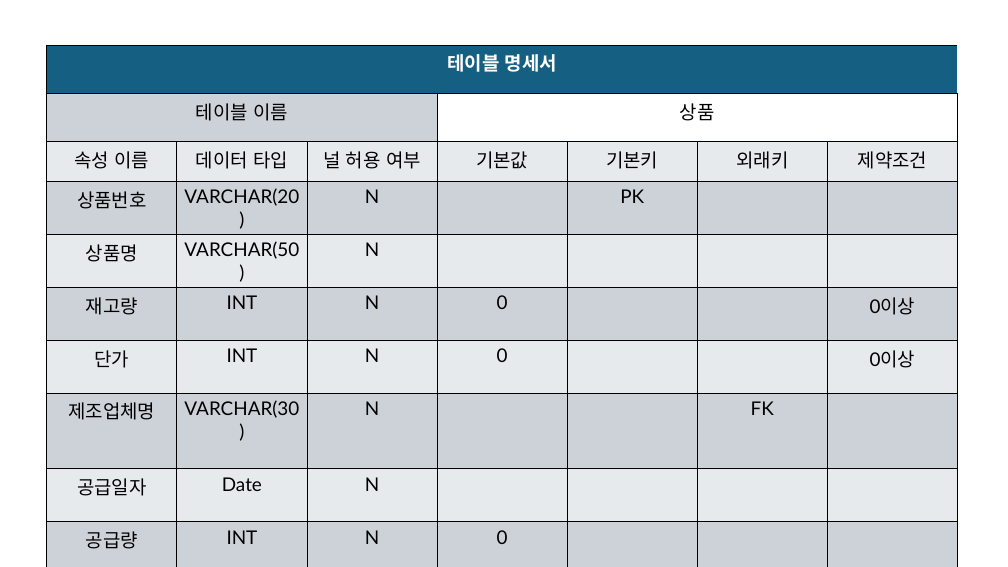
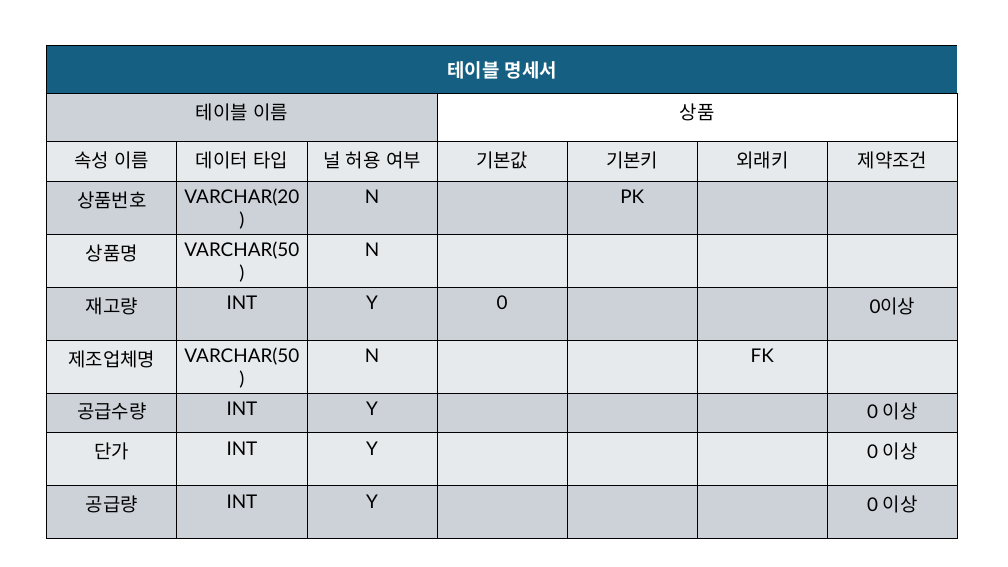
Before and after one commit to Goldstargreat/DB_2025-2, a slide deck: slide 2 of 3_테이블명세서_한빛마트온라인몰.pptx. Drawn at 1008x567 pixels with LibreOffice and Linux fonts; fonts in the diff are those of the drawing. Boxes give left, top, right and bottom in pixels: in the first picture for what was removed or moved away, otherwise in the second. Text is boxed around its words. In the diff, an @@ line names an element or a change of style, - is before the commit and + after.

```diff
--- a/3_테이블명세서_한빛마트온라인몰.pptx
+++ b/3_테이블명세서_한빛마트온라인몰.pptx
@@ table at bbox=[47, 45, 957, 517] @@
-row 6, column 3: N
+row 6, column 3: Y
-row 7: 단가 | INT | N | 0 |  |  | 0이상
+row 7: 제조업체명 | VARCHAR(50) | N |  |  | FK | 
-row 8: 제조업체명 | VARCHAR(30) | N |  |  | FK | 
+row 8: 공급수량 | INT | Y |  |  |  | 0 이상
-row 9: 공급일자 | Date | N |  |  |  | 
+row 9: 단가 | INT | Y |  |  |  | 0 이상
-row 10: 공급량 | INT | N | 0 |  |  | 
+row 10: 공급량 | INT | Y |  |  |  | 0 이상
```
Also in this commit, not shown: 4 other slides changed.
